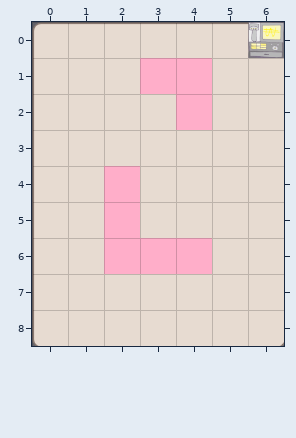
One commit to this Tiled map: HungryGame/proj.win32/map/41.tmx. That is the earlier state.
Cells are 60x60 px. Shown: x 0..6, y 0..8.
Now the later version:
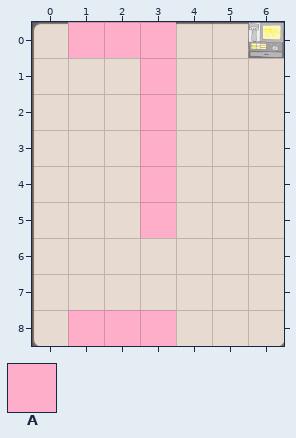
Key: from "metaset1": A 0.
_ is an empty cell.
Edits made:
Layer "wall":
The author cleared the tile that lay hidden in rows 1 to 2 at x 4; in rows 4 to 5 at x 2; in row 6 at x 2 to 4.
Layer "Items":
There is now tile A in row 0 at x 1 to 3; in rows 2 to 5 at x 3; in row 8 at x 1 to 3.
The author cleared tile A in rows 1 to 2 at x 4; in rows 4 to 5 at x 2; in row 6 at x 2 to 4.
Pixel boxes of the changes (left, top, right, bottom) in both pictures:
changed: (68, 22, 212, 274)
added: (68, 310, 176, 346)
